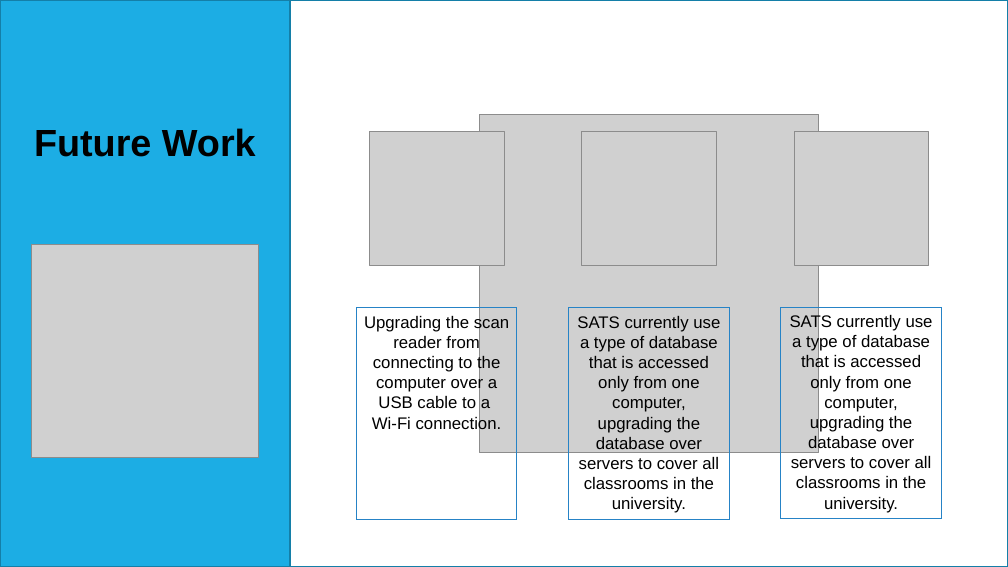
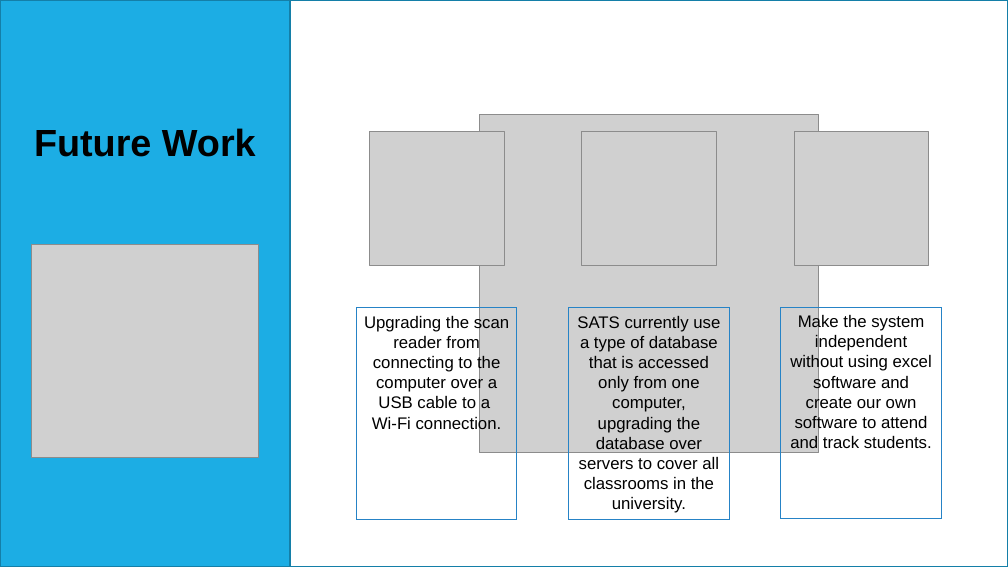
Before and after one commit to hashem-ali/SATS, a slide deck: slide 24 of ProjectPhases/Project-Phase-03-CS310-F-171.pptx (slide 22 before the commit). Drawn at 1008x567 pixels with LibreOffice and Linux fonts; fonts in the diff are those of the drawing; grey boxes stand for pictures. Boxes give left, top, right and bottom in pixels: in the first picture for what was removed or moved away, otherwise in the second. Text is boxed around its words. In the diff, an @@ line names an element or a change of style, - is before the commit and + after.

```diff
--- a/ProjectPhases/Project-Phase-03-CS310-F-171.pptx
+++ b/ProjectPhases/Project-Phase-03-CS310-F-171.pptx
@@ text in rectangle at bbox=[790, 314, 932, 448]: text changed @@
-SATS currently use a type of database that is accessed only from one computer, upgrading the database over servers to cover all classrooms in the university.
+Make the system independent without using excel software and create our own software to attend and track students.
```
Also in this commit, not shown: 4 other slides changed, 3 slides added, 1 slide removed.
